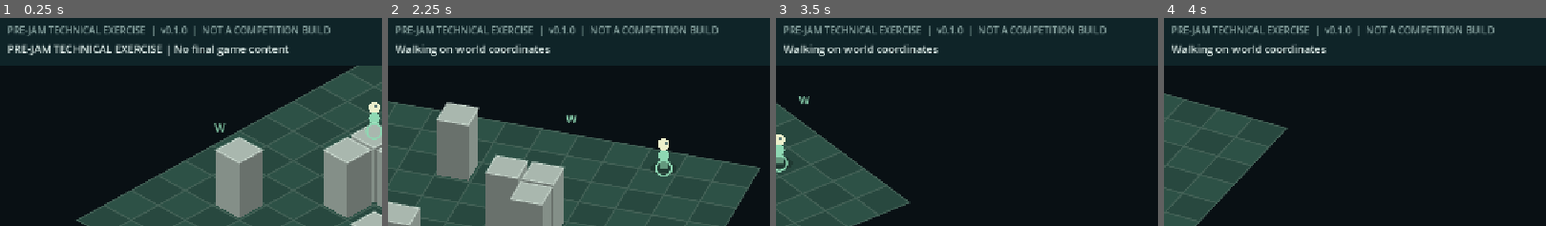
Above: before the commit, frames 1-4 (left to right).
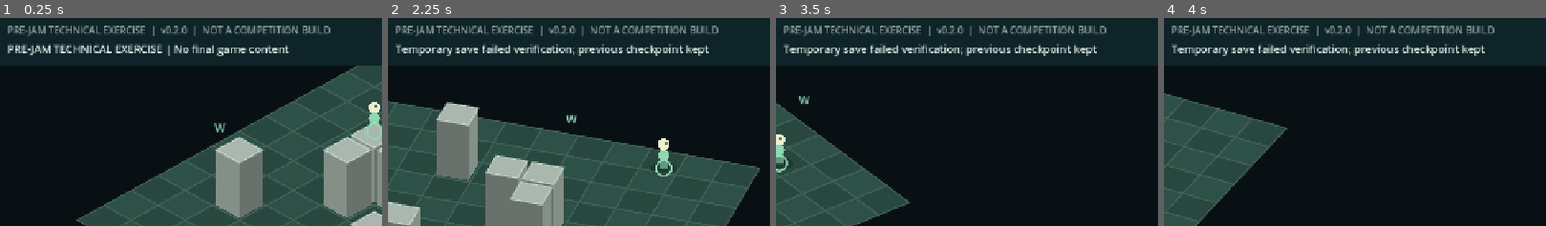
Above: after the commit, the same moments.

Repository: 1337816143/PvZ-Infinite
Game: Godot game, scene res://main.tscn
Two runs of this game, one before a commit and one after it. Both use one fixed random seed, a clock stepped at 60 frames per second and the inputs below.
Inputs (mouse positions are % of the whole screen's width and height, from its top left):
- Up to frame 1 (0.25 s): no input
- Up to frame 2 (2.25 s): tap Enter at 0.5 s; move the mouse to (45, 71) at 0.52 s; hold W 0.53-1.25 s; hold E 0.53-1.25 s; click (45, 71) at 0.67 s; drag from (80, 66) to (45, 71) at 1.27 s; tap Space at 2 s; move the mouse to (20, 35) at 2.02 s; hold A from 2.03 s (still down); hold E from 2.03 s (still down)
- Up to frame 3 (3.5 s): release A at 2.75 s; release E at 2.75 s; drag from (55, 51) to (20, 35) at 2.77 s
- Up to frame 4 (4 s): tap Enter at 3.5 s; move the mouse to (35, 25) at 3.52 s; hold S from 3.53 s (still down); hold Q from 3.53 s (still down); tap E at 3.8 s
The pictures show only the part of the screen within x 1-51%, y 4-54%; the shares and areas given below are measured in that part.

The runs differ from the first frame. In frame 1, less than 0.1% of the frame differs, in the area x 45-47%, y 3-8%; in frame 2, 2.0%, in the area x 2-84%, y 3-19%; in frame 3, 2.0%; in frame 4, 2.0%.

Commit message:
feat(lab): harden local checkpoints and touch lifecycle; add Android emulator verification

Diff:
--- a/android-lab/spikes/01-rotatable-25d/main.tscn
+++ b/android-lab/spikes/01-rotatable-25d/main.tscn
@@ -1,6 +1,6 @@
 [gd_scene load_steps=2 format=3]
 
-[ext_resource type="Script" path="res://scripts/main.gd" id="1"]
+[ext_resource type="Script" path="res://scripts/runtime.gd" id="1"]
 
 [node name="CameraLab" type="Node2D"]
 script = ExtResource("1")
--- a/android-lab/spikes/01-rotatable-25d/project.godot
+++ b/android-lab/spikes/01-rotatable-25d/project.godot
@@ -3,7 +3,8 @@
 
 [application]
 config/name="Farm Camera Lab - PRE-JAM"
-config/version="0.1.0"
+config/version="0.2.0"
+config/quit_on_go_back=false
 run/main_scene="res://main.tscn"
 config/features=PackedStringArray("4.5", "GL Compatibility")
 run/max_fps=60
--- /dev/null
+++ b/android-lab/spikes/01-rotatable-25d/scripts/runtime.gd
@@ -0,0 +1,156 @@
+extends "res://scripts/main.gd"
+## Lifecycle/input hardening around the existing camera experiment, not a new game.
+const SaveStore = preload("res://scripts/save_store.gd")
+var store = SaveStore.new()
+var save_path: String = SAVE_PATH
+var application_active: bool = true
+var autosave_elapsed: float = 0.0
+var probe_elapsed: float = 0.0
+var probe_enabled: bool = false
+var session_id: String = ""
+var last_checkpoint_ok: bool = true
+
+func _ready() -> void:
+	session_id = str(Time.get_unix_time_from_system()) + ":" + str(Time.get_ticks_usec())
+	super._ready()
+	get_tree().auto_accept_quit = false
+	# Tests opt out of touching the user's default checkpoint.
+	var isolated: bool = "--lab-unit-tests" in OS.get_cmdline_user_args()
+	probe_enabled = OS.is_debug_build() and FileAccess.file_exists("user://ci_probe.enabled")
+	if not capture_running and not isolated and store.has_any(save_path):
+		if store.load_into(save_path, world):
+			status = "Checkpoint restored (" + store.recovered_from + ") | Local lab only"
+		else:
+			status = store.last_error
+	_write_probe()
+
+func _process(delta: float) -> void:
+	if application_active:
+		super._process(delta)
+		if not capture_running:
+			autosave_elapsed += delta
+			if autosave_elapsed >= 2.0:
+				autosave_elapsed = 0.0
+				_checkpoint()
+	else:
+		if get_viewport_rect().size != last_size:
+			_layout()
+		queue_redraw()
+	if probe_enabled:
+		probe_elapsed += delta
+		if probe_elapsed >= 0.5:
+			probe_elapsed = 0.0
+			_write_probe()
+
+func _reset_input() -> void:
+	held.clear()
+	fingers.clear()
+	multi_gesture = false
+	right_drag = false
+	route.clear()
+
+func _checkpoint() -> void:
+	last_checkpoint_ok = store.save(save_path, world)
+	if not last_checkpoint_ok:
+		status = store.last_error
+
+func _notification(what: int) -> void:
+	if what == NOTIFICATION_APPLICATION_PAUSED or what == NOTIFICATION_APPLICATION_FOCUS_OUT:
+		application_active = false
+		_reset_input()
+		if is_inside_tree() and not capture_running:
+			_checkpoint()
+			_write_probe()
+	elif what == NOTIFICATION_APPLICATION_RESUMED or what == NOTIFICATION_APPLICATION_FOCUS_IN:
+		application_active = true
+		_reset_input()
+	elif what == NOTIFICATION_WM_CLOSE_REQUEST or what == NOTIFICATION_WM_GO_BACK_REQUEST:
+		_reset_input()
+		if not capture_running:
+			_checkpoint()
+			_write_probe()
+		get_tree().quit()
+
+func _action(action: String) -> void:
+	if action == "SAVE":
+		_checkpoint()
+		status = "Verified checkpoint saved locally" if last_checkpoint_ok else store.last_error
+	elif action == "LOAD":
+		_reset_input()
+		status = "Checkpoint restored (" + store.recovered_from + ")" if store.load_into(save_path, world) else store.last_error
+	else:
+		super._action(action)
+
+func _tap(position: Vector2) -> void:
+	super._tap(position)
+	if mode in ["PLACE", "ERASE"] and not capture_running:
+		_checkpoint()
+
+func _ground_input(position: Vector2) -> bool:
+	if position.x < 0.0 or position.x >= last_size.x or position.y < 114.0 or position.y > last_size.y - 94.0:
+		return false
+	for button: Dictionary in buttons:
+		if button.rect.has_point(position):
+			return false
+	return true
+
+func _pointer_down(id: int, position: Vector2) -> void:
+	# A new press cannot inherit a lost release for the same pointer id.
+	_pointer_cancel(id)
+	super._pointer_down(id, position)
+
+func _pointer_move(id: int, position: Vector2) -> void:
+	if held.has(id):
+		var captured: String = held[id]
+		var inside: bool = false
+		for button: Dictionary in buttons:
+			if button.action == captured and button.rect.has_point(position):
+				inside = true
+		if not inside:
+			held.erase(id)
+		return # Never turn a dragged button press into a ground gesture.
+	super._pointer_move(id, position)
+
+func _pointer_cancel(id: int) -> void:
+	held.erase(id)
+	fingers.erase(id)
+	if fingers.is_empty():
+		multi_gesture = false
+
+func _pointer_up(id: int, position: Vector2) -> void:
+	if fingers.has(id) and (not _ground_input(position) or position.distance_to(fingers[id].start) > 12.0):
+		fingers[id].moved = true
+	super._pointer_up(id, position)
+
+func _input(event: InputEvent) -> void:
+	if capture_running or not application_active:
+		return
+	if event is InputEventScreenTouch and event.canceled:
+		_pointer_cancel(event.index)
+		return
+	if event is InputEventKey and event.pressed and not event.echo and event.keycode == KEY_ESCAPE:
+		_reset_input()
+		return
+	super._input(event)
+
+func _text(value: String, at: Vector2, size: int = 18, color: Color = INK) -> void:
+	# Version comes from the export project; inherited v0.1 diagnostic UI stays reusable.
+	if value.begins_with("PRE-JAM TECHNICAL EXERCISE  |  v"):
+		value = "PRE-JAM TECHNICAL EXERCISE  |  v" + str(ProjectSettings.get_setting("application/config/version")) + "  |  NOT A COMPETITION BUILD"
+	super._text(value, at, size, color)
+
+func _write_probe() -> void:
+	# Explicitly enabled only in debuggable CI installs. No networking or remote commands.
+	if not probe_enabled or not is_inside_tree():
+		return
+	var controls: Dictionary = {}
+	for button: Dictionary in buttons:
+		var point: Vector2 = button.rect.get_center()
+		controls[button.action] = [point.x, point.y]
+	var fixture: Vector2 = camera.project(Vector2(8.5, 3.5))
+	var destination: Vector2 = camera.project(Vector2(8.5, 8.5))
+	var report: Dictionary = {"session": session_id, "version": ProjectSettings.get_setting("application/config/version"), "snapshot": world.snapshot(), "active": application_active, "held": held.size(), "fingers": fingers.size(), "route": route.size(), "angle": camera.angle, "zoom": camera.zoom, "viewport": [last_size.x, last_size.y], "buttons": controls, "fixture": [fixture.x, fixture.y], "destination": [destination.x, destination.y], "recovered_from": store.recovered_from, "checkpoint_ok": last_checkpoint_ok}
+	var file: FileAccess = FileAccess.open("user://lab_diagnostics.json", FileAccess.WRITE)
+	if file != null:
+		file.store_string(JSON.stringify(report))
+		file.close()
--- /dev/null
+++ b/android-lab/spikes/01-rotatable-25d/scripts/save_store.gd
@@ -0,0 +1,105 @@
+extends RefCounted
+## Local experiment storage only. Verified temporary writes and one known-good backup.
+## Checksums detect accidental corruption, not malicious modification or cheating.
+const LabWorld = preload("res://scripts/world.gd")
+const MAX_BYTES: int = 65536
+var last_error: String = ""
+var recovered_from: String = ""
+
+func _valid(payload: Variant) -> bool:
+	if not payload is Dictionary:
+		return false
+	var p: Variant = payload.get("player")
+	if not p is Array or p.size() != 2:
+		return false
+	for coordinate: Variant in p:
+		if not (coordinate is int or coordinate is float):
+			return false
+		if not is_finite(float(coordinate)) or float(coordinate) < 0.0 or float(coordinate) >= LabWorld.SIZE:
+			return false
+	var rows: Variant = payload.get("markers")
+	if not rows is Array or rows.size() > LabWorld.SIZE * LabWorld.SIZE:
+		return false
+	for row: Variant in rows:
+		if not row is Array or row.size() != 2:
+			return false
+		for coordinate: Variant in row:
+			if not (coordinate is int or coordinate is float):
+				return false
+			if not is_finite(float(coordinate)) or float(coordinate) < 0.0 or float(coordinate) >= LabWorld.SIZE:
+				return false
+	var candidate = LabWorld.new()
+	return candidate.restore(payload)
+
+func _read(path: String) -> Dictionary:
+	if not FileAccess.file_exists(path):
+		return {}
+	var file: FileAccess = FileAccess.open(path, FileAccess.READ)
+	if file == null:
+		return {}
+	if file.get_length() > MAX_BYTES:
+		file.close()
+		return {}
+	var text: String = file.get_as_text()
+	file.close()
+	var parsed: Variant = JSON.parse_string(text)
+	if not parsed is Dictionary:
+		return {}
+	if parsed.get("format", "") == "camera-lab-envelope-v1":
+		var body: Variant = parsed.get("payload_json")
+		if not body is String or body.sha256_text() != parsed.get("sha256", ""):
+			return {}
+		parsed = JSON.parse_string(body)
+	# Legacy v0.1.0 plain snapshots remain readable, but are not checksummed.
+	return parsed if _valid(parsed) else {}
+
+func has_any(path: String) -> bool:
+	return FileAccess.file_exists(path) or FileAccess.file_exists(path + ".bak") or FileAccess.file_exists(path + ".tmp")
+
+func save(path: String, world: RefCounted) -> bool:
+	last_error = ""
+	var payload: Dictionary = world.snapshot()
+	if not _valid(payload):
+		last_error = "Refused to save an invalid experiment state"
+		return false
+	var current: Dictionary = _read(path)
+	if current == payload:
+		return true # Do not rotate an identical checkpoint over the useful backup.
+	var body: String = JSON.stringify(payload)
+	var envelope: Dictionary = {"format": "camera-lab-envelope-v1", "payload_json": body, "sha256": body.sha256_text()}
+	var temporary: String = path + ".tmp"
+	var file: FileAccess = FileAccess.open(temporary, FileAccess.WRITE)
+	if file == null:
+		last_error = "Cannot open temporary save"
+		return false
+	file.store_string(JSON.stringify(envelope))
+	file.flush()
+	var write_error: Error = file.get_error()
+	file.close()
+	if write_error != OK or _read(temporary) != payload:
+		last_error = "Temporary save failed verification; previous checkpoint kept"
+		return false
+	if not current.is_empty():
+		var backup_stage: String = path + ".bak.tmp"
+		if DirAccess.copy_absolute(path, backup_stage) != OK or _read(backup_stage) != current:
+			last_error = "Cannot preserve previous checkpoint"
+			return false
+		if DirAccess.rename_absolute(backup_stage, path + ".bak") != OK:
+			last_error = "Cannot finish backup checkpoint"
+			return false
+	# Same-directory rename reduces partial-write exposure; it is not a power-loss guarantee.
+	if DirAccess.rename_absolute(temporary, path) != OK:
+		last_error = "Cannot commit verified save; recovery files retained"
+		return false
+	return true
+
+func load_into(path: String, world: RefCounted) -> bool:
+	recovered_from = ""
+	last_error = "No valid checkpoint; current experiment left unchanged"
+	for suffix: String in ["", ".bak", ".tmp"]:
+		var payload: Dictionary = _read(path + suffix)
+		if not payload.is_empty() and world.restore(payload):
+			recovered_from = "primary" if suffix == "" else suffix.trim_prefix(".")
+			last_error = ""
+			return true
+	return false
--- /dev/null
+++ b/android-lab/spikes/01-rotatable-25d/tests/test_hardening.gd
@@ -0,0 +1,128 @@
+extends SceneTree
+const LabWorld = preload("res://scripts/world.gd")
+const Store = preload("res://scripts/save_store.gd")
+const Scene = preload("res://main.tscn")
+var checks: int = 0
+var failures: int = 0
+const PATH: String = "user://hardening-test.json"
+
+func check(condition: bool, label: String) -> void:
+	checks += 1
+	if not condition:
+		failures += 1
+		printerr("HARDENING_FAIL: " + label)
+
+func cleanup(path: String) -> void:
+	for suffix: String in ["", ".tmp", ".bak", ".bak.tmp"]:
+		if FileAccess.file_exists(path + suffix):
+			DirAccess.remove_absolute(path + suffix)
+
+func write_text(path: String, text: String) -> void:
+	var f: FileAccess = FileAccess.open(path, FileAccess.WRITE)
+	check(f != null, "test fixture writable")
+	if f != null:
+		f.store_string(text)
+		f.close()
+
+func _initialize() -> void:
+	_run.call_deferred()
+
+func _run() -> void:
+	cleanup(PATH)
+	var world = LabWorld.new()
+	var store = Store.new()
+	check(not store.load_into(PATH, world), "missing save rejected")
+	var first: Dictionary = world.snapshot()
+	check(store.save(PATH, world), "initial verified write")
+	check(store._read(PATH) == first, "verified payload roundtrip")
+	check(world.place(Vector2i(8, 3)), "second snapshot placement")
+	var second: Dictionary = world.snapshot()
+	check(store.save(PATH, world), "replacement write")
+	check(store._read(PATH + ".bak") == first, "previous generation preserved")
+	check(store.save(PATH, world), "identical checkpoint succeeds")
+	check(store._read(PATH + ".bak") == first, "identical checkpoint does not rotate backup")
+	write_text(PATH, "{truncated")
+	check(store.load_into(PATH, world), "corrupt primary recovered")
+	check(store.recovered_from == "bak" and world.snapshot() == first, "backup selected explicitly")
+	world.restore(second)
+	check(store.save(PATH, world), "repair corrupt primary with valid state")
+	check(store._read(PATH + ".bak") == first, "corrupt primary never overwrites good backup")
+	var f: FileAccess = FileAccess.open(PATH, FileAccess.READ)
+	var envelope: Dictionary = JSON.parse_string(f.get_as_text())
+	f.close()
+	envelope["sha256"] = "incorrect"
+	write_text(PATH, JSON.stringify(envelope))
+	check(store._read(PATH).is_empty(), "checksum mismatch rejected")
+	check(store.load_into(PATH, world) and store.recovered_from == "bak", "checksum failure recovers backup")
+	cleanup(PATH)
+	write_text(PATH, JSON.stringify(second))
+	check(store.load_into(PATH, world) and world.snapshot() == second, "legacy v0.1 snapshot readable")
+	cleanup(PATH)
+	write_text(PATH + ".tmp", JSON.stringify(first))
+	check(store.load_into(PATH, world) and store.recovered_from == "tmp", "orphan temporary checkpoint recoverable")
+	write_text(PATH, "x".repeat(Store.MAX_BYTES + 1))
+	check(store._read(PATH).is_empty(), "oversized file rejected before parse")
+	write_text(PATH + ".bak", "broken")
+	write_text(PATH + ".tmp", "broken")
+	var before: Dictionary = world.snapshot()
+	check(not store.load_into(PATH, world), "all corrupt files rejected")
+	check(world.snapshot() == before, "failed recovery is transactional")
+	for payload: Variant in [null, [], {}, {"schema":99}, {"schema":1,"purpose":"prejam-camera-lab","player":[1e99,2],"markers":[]}, {"schema":1,"purpose":"prejam-camera-lab","player":[2.5,2.5],"markers":[[1e99,2]]}, {"schema":1,"purpose":"prejam-camera-lab","player":[2.5,2.5],"markers":[[8,3],[8,3]]}, {"schema":1,"purpose":"prejam-camera-lab","player":[4.5,4.5],"markers":[]}, {"schema":1,"purpose":"prejam-camera-lab","player":[2.5,2.5],"markers":[[8.2,3]]}, {"schema":1,"purpose":"prejam-camera-lab","player":[true,2],"markers":[]}]:
+		check(not store._valid(payload), "invalid payload rejected")
+	world.player = Vector2(INF, 2)
+	check(not store.save(PATH, world), "nonfinite state never saved")
+	cleanup(PATH)
+	# Instantiate the actual runtime scene and use its real pointer routing methods.
+	var app = Scene.instantiate()
+	app.save_path = PATH
+	root.add_child(app)
+	await process_frame
+	app.application_active = true
+	app.mode = "PLACE"
+	var target: Vector2 = app.camera.project(Vector2(8.5, 3.5))
+	app._pointer_down(0, target)
+	app._pointer_cancel(0)
+	app._pointer_up(0, target)
+	check(app.world.markers.is_empty(), "cancelled touch cannot place")
+	app._pointer_down(0, target)
+	app._pointer_up(0, Vector2(target.x, 40))
+	check(app.world.markers.is_empty(), "release over HUD cannot place")
+	app._pointer_down(0, target)
+	app._pointer_up(0, target + Vector2(35, 0))
+	check(app.world.markers.is_empty(), "large release displacement is not a tap")
+	var button_point: Vector2 = Vector2.ZERO
+	for button: Dictionary in app.buttons:
+		if button.action == "TURN L":
+			button_point = button.rect.get_center()
+	app._pointer_down(3, button_point)
+	check(app._held("TURN L"), "turn press captured")
+	app._pointer_move(3, target)
+	check(not app._held("TURN L"), "leaving button stops turn")
+	app._pointer_up(3, target)
+	check(app.world.markers.is_empty(), "button drag cannot place on ground")
+	app._pointer_down(0, target)
+	app._pointer_down(1, target + Vector2(45, 20))
+	app._pointer_move(1, target + Vector2(60, 30))
+	app._pointer_up(1, target + Vector2(60, 30))
+	app._pointer_up(0, target)
+	check(app.world.markers.is_empty(), "pinch release cannot place")
+	app._action("HOME")
+	target = app.camera.project(Vector2(8.5, 3.5))
+	app._pointer_down(0, target)
+	app._pointer_up(0, target)
+	check(app.world.markers.has(Vector2i(8, 3)), "normal tap still places")
+	check(not store._read(PATH).is_empty(), "placement creates verified checkpoint")
+	app.route = app.world.path_to(Vector2i(8, 8))
+	app.held[2] = "UP"
+	app.right_drag = true
+	app._notification(Node.NOTIFICATION_APPLICATION_PAUSED)
+	check(not app.application_active and app.held.is_empty() and app.fingers.is_empty() and app.route.is_empty() and not app.right_drag, "pause clears all input and route")
+	var player_before: Vector2 = app.world.player
+	app._process(0.1)
+	check(app.world.player == player_before, "paused scene cannot keep walking")
+	app._notification(Node.NOTIFICATION_APPLICATION_RESUMED)
+	check(app.application_active and app.held.is_empty(), "resume has no stuck input")
+	app.free()
+	cleanup(PATH)
+	print("LAB_HARDENING_RESULT: checks=%d failures=%d" % [checks, failures])
+	quit(0 if failures == 0 else 1)
Not shown, changed: android-lab/spikes/01-rotatable-25d/export_presets.cfg
Not shown, changed: .github/workflows/android-lab.yml
Not shown, added: android-lab/ci/test_and_export_emulator.sh
